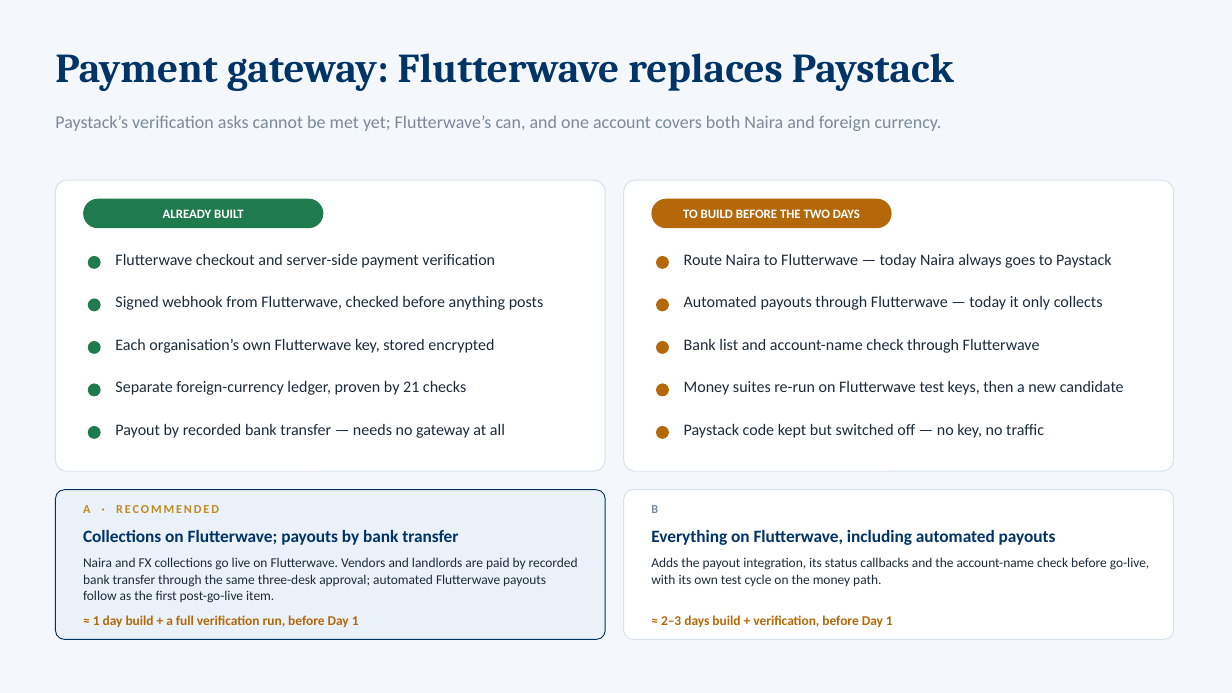
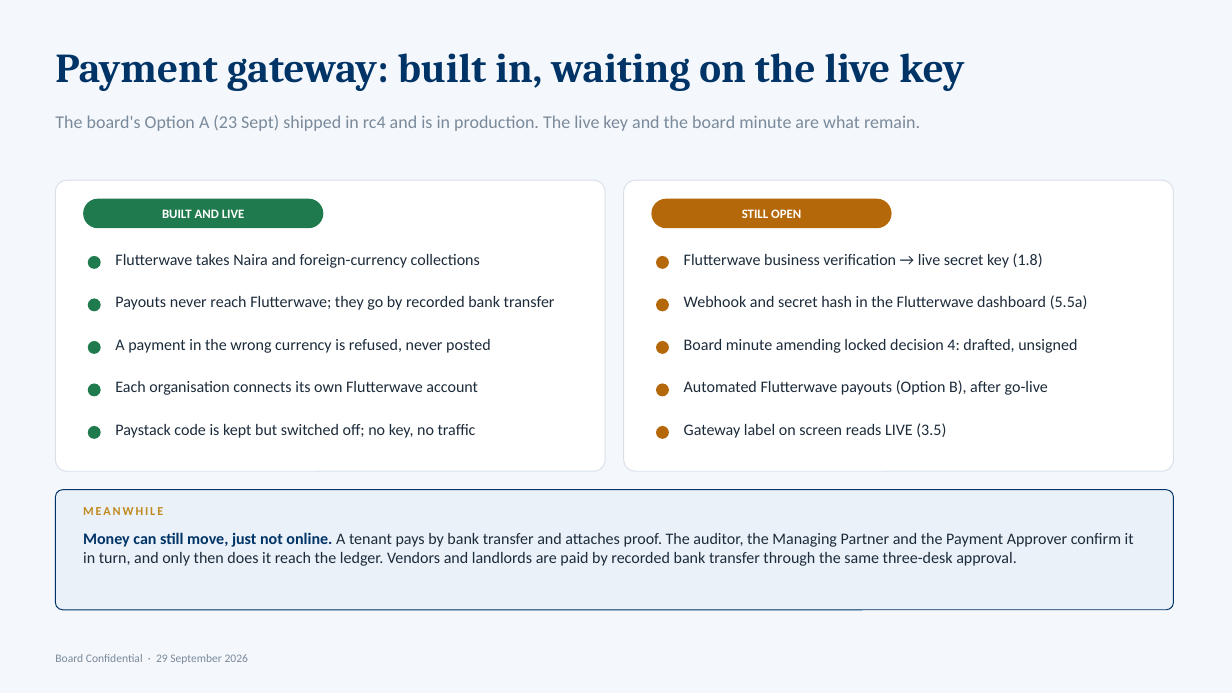
Before and after one commit to tfmlictmgr-collab/oe-group-ipms, a slide deck: slide 6 of docs/OE_Group_Production_Cutover.pptx (slide 5 before the commit). Drawn at 1232x693 pixels with LibreOffice and Linux fonts; fonts in the diff are those of the drawing. Boxes give left, top, right and bottom in pixels: in the first picture for what was removed or moved away, otherwise in the second. Text is boxed around its words. In the diff, an @@ line names an element or a change of style, - is before the commit and + after.

```diff
--- a/docs/OE_Group_Production_Cutover.pptx
+++ b/docs/OE_Group_Production_Cutover.pptx
@@ text at box(55, 53, 964, 91): text changed @@
-Payment gateway: Flutterwave replaces Paystack
+Payment gateway: built in, waiting on the live key
@@ text at box(55, 115, 920, 131): text changed @@
-Paystack’s verification asks cannot be met yet; Flutterwave’s can, and one account covers both Naira and foreign currency.
+The board's Option A (23 Sept) shipped in rc4 and is in production. The live key and the board minute are what remain.
@@ text in rounded rectangle at box(162, 209, 245, 218): text changed @@
-ALREADY BUILT
+BUILT AND LIVE
@@ text in rounded rectangle at box(742, 209, 801, 218): text changed @@
-TO BUILD BEFORE THE TWO DAYS
+STILL OPEN
@@ text at box(115, 254, 480, 268): text changed @@
-Flutterwave checkout and server-side payment verification
+Flutterwave takes Naira and foreign-currency collections
@@ text at box(684, 253, 1043, 268): text changed @@
-Route Naira to Flutterwave — today Naira always goes to Paystack
+Flutterwave business verification → live secret key (1.8)
@@ text at box(115, 296, 555, 310): text changed @@
-Signed webhook from Flutterwave, checked before anything posts
+Payouts never reach Flutterwave; they go by recorded bank transfer
@@ text at box(684, 295, 1088, 309): text changed @@
-Automated payouts through Flutterwave — today it only collects
+Webhook and secret hash in the Flutterwave dashboard (5.5a)
@@ text at box(115, 339, 491, 353): text changed @@
-Each organisation’s own Flutterwave key, stored encrypted
+A payment in the wrong currency is refused, never posted
@@ text at box(684, 339, 1077, 353): text changed @@
-Bank list and account-name check through Flutterwave
+Board minute amending locked decision 4: drafted, unsigned
@@ text at box(115, 381, 478, 395): text changed @@
-Separate foreign-currency ledger, proven by 21 checks
+Each organisation connects its own Flutterwave account
@@ text at box(684, 380, 1048, 395): text changed @@
-Money suites re-run on Flutterwave test keys, then a new candidate
+Automated Flutterwave payouts (Option B), after go-live
@@ text at box(115, 424, 476, 438): text changed @@
-Payout by recorded bank transfer — needs no gateway at all
+Paystack code is kept but switched off; no key, no traffic
@@ text at box(684, 423, 946, 438): text changed @@
-Paystack code kept but switched off — no key, no traffic
+Gateway label on screen reads LIVE (3.5)
@@ rounded rectangle: place and size @@
-rounded rectangle at box(55, 490, 605, 640)
+rounded rectangle at box(55, 490, 1174, 610)
@@ text at box(83, 507, 163, 515): text changed @@
-A · RECOMMENDED
+MEANWHILE
@@ rounded rectangle removed at box(624, 490, 1174, 640) @@
@@ text removed at box(651, 505, 658, 513) @@
-B
@@ text at box(83, 532, 1134, 566): text changed; size 13.5 to 12.5 pt; text colour #003366 to #1C2B3A; bold off @@
-Collections on Flutterwave; payouts by bank transfer
+Money can still move, just not online. A tenant pays by bank transfer and attaches proof. The auditor, the Managing Partner and the Payment Approver confirm it in turn, and only then does it reach the ledger. Vendors and landlords are paid by recorded bank transfer through the same three-desk approval.
@@ text removed at box(651, 530, 1056, 545) @@
-Everything on Flutterwave, including automated payouts
@@ text removed at box(651, 557, 1149, 586) @@
-Adds the payout integration, its status callbacks and the account-name check before go-live, with its own test cycle on the money path.
@@ text removed at box(93, 615, 359, 627) @@
-≈ 1 day build + a full verification run, before Day 1
@@ text removed at box(661, 615, 893, 627) @@
-≈ 2–3 days build + verification, before Day 1
@@ text at box(55, 654, 248, 664): text changed; size 10.5 to 9 pt; text colour #1C2B3A to #7A8A9B @@
-Naira and FX collections go live on Flutterwave. Vendors and landlords are paid by recorded bank transfer through the same three-desk approval; automated Flutterwave payouts follow as the first post-go-live item.
+Board Confidential · 29 September 2026
```
Also in this commit, not shown: 5 other slides changed, 4 slides added, 4 slides removed, 1 other file.
